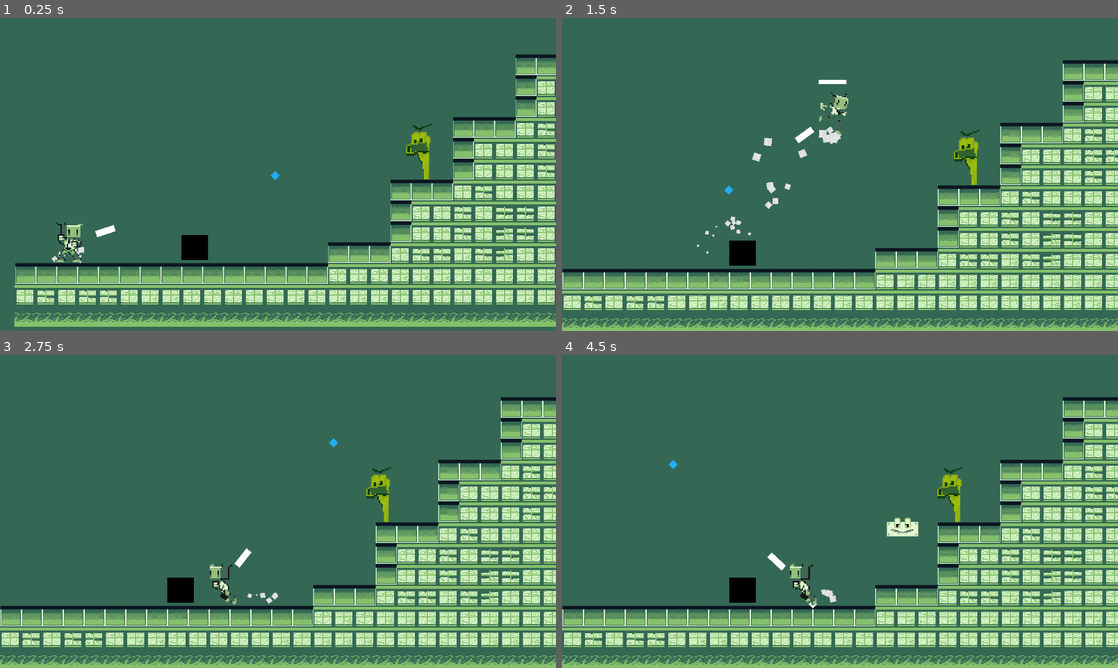
Above: before the commit, frames 1-4 (two rows, left to right).
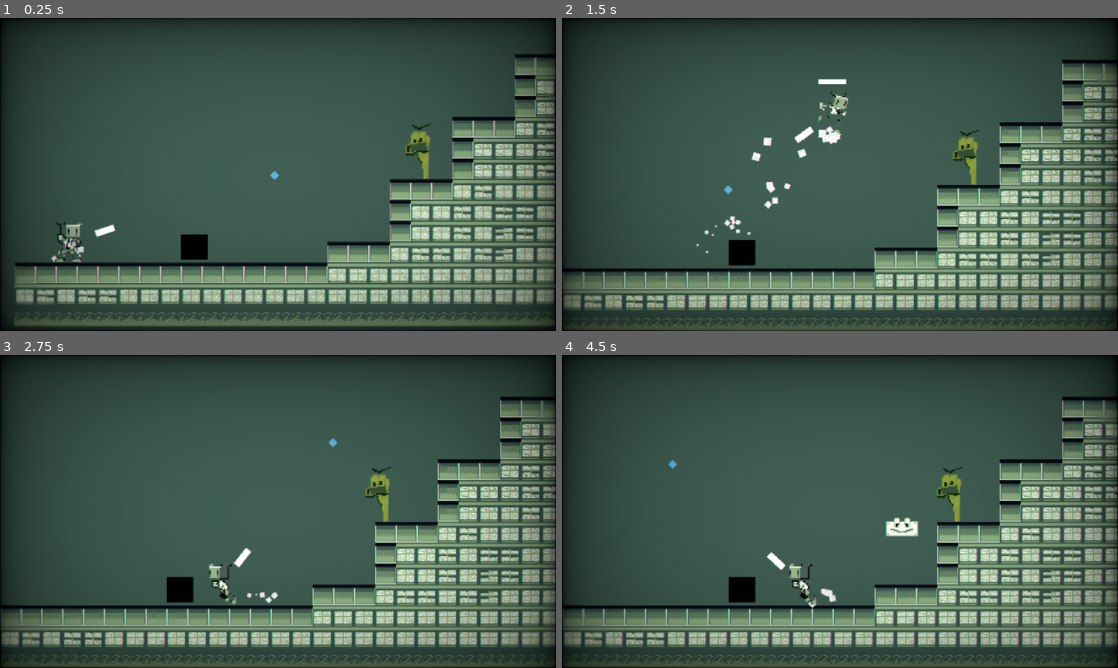
Above: after the commit, the same moments.

Repository: Joey451-OG/GMTK-24
Game: Godot game, scene res://levels/level1.tscn
Same seed, same stepped clock (60 frames per second), same inputs: the game is played once before the commit and once after it. This scene is started directly instead of the project's main scene.
Inputs (mouse positions are in pixels of both pictures, inside the frame that each line leads up to):
- Up to frame 1 (0.25 s): no input
- Up to frame 2 (1.5 s): move the mouse to (745, 252) at 0.52 s; hold Shift (Sprint) 0.53-1.28 s; hold D (Right) from 0.53 s (still down); tap W (Forward) at 0.77 s; move the mouse to (728, 190) at 1.27 s; click (728, 190) at 1.35 s
- Up to frame 3 (2.75 s): tap W (Forward) at 1.52 s; move the mouse to (333, 442) at 2.02 s; release D (Right) at 2.03 s; hold A (Left) from 2.03 s (still down); hold Right mouse button (rightClick) from 2.03 s (still down)
- Up to frame 4 (4.5 s): move the mouse to (812, 574) at 2.77 s; release A (Left) at 2.78 s; release Right mouse button (rightClick) at 2.78 s; hold D (Right) 2.78-4.28 s; tap Mouse wheel down (scrollDown) at 2.85 s; tap W (Forward) at 3.02, 3.77 s; move the mouse to (1006, 558) at 3.52 s; tap Mouse wheel up (scrollUp) at 3.6 s; move the mouse to (673, 464) at 4.27 s; hold A (Left) from 4.28 s (still down); tap Shift (Sprint) at 4.35 s

The runs differ from the first frame. In frame 1, 56% of the frame differs, in the area x 0-100%, y 0-100%; in frame 2, 57%; in frame 3, 57%; in frame 4, 57%.

Commit message:
workingggggg
wads

Diff:
--- a/levels/level1.tscn
+++ b/levels/level1.tscn
@@ -8,6 +8,7 @@
 [ext_resource type="PackedScene" uid="uid://gtw41siuxe3q" path="res://scenes/box.tscn" id="6_2oolp"]
 [ext_resource type="PackedScene" uid="uid://covaquvadxhb2" path="res://scenes/box_handler.tscn" id="7_g51em"]
 [ext_resource type="Script" path="res://scripts/gdscript/camera_2d.gd" id="8_isdew"]
+[ext_resource type="PackedScene" uid="uid://5ce6ya46djxu" path="res://scenes/post_shaders.tscn" id="9_hkyob"]
 
 [sub_resource type="TileSetAtlasSource" id="TileSetAtlasSource_1x72b"]
 texture = ExtResource("2_gqrbl")
@@ -283,6 +284,7 @@
 transition_square = NodePath("CanvasLayer/ColorRect")
 
 [node name="CanvasLayer" type="CanvasLayer" parent="Node2D"]
+visible = false
 
 [node name="ColorRect" type="ColorRect" parent="Node2D/CanvasLayer"]
 offset_left = 405.0
@@ -322,6 +324,8 @@
 zoom = Vector2(1.5, 1.5)
 editor_draw_limits = true
 
+[node name="PostShaders" parent="." instance=ExtResource("9_hkyob")]
+
 [connection signal="send_package" from="PlayerBody/GunScene" to="." method="_recive_box"]
 [connection signal="clicked" from="Box" to="PlayerBody/GunScene" method="_capture_box"]
 [connection signal="clicked" from="Box2" to="PlayerBody/GunScene" method="_capture_box"]
--- a/scenes/post_shaders.tscn
+++ b/scenes/post_shaders.tscn
@@ -4,7 +4,27 @@
 
 [sub_resource type="ShaderMaterial" id="ShaderMaterial_6rny6"]
 shader = ExtResource("1_78vcf")
-shader_parameter/amount = 540
+shader_parameter/overlay = false
+shader_parameter/scanlines_opacity = 0.0
+shader_parameter/scanlines_width = 0.0
+shader_parameter/grille_opacity = 0.034
+shader_parameter/resolution = Vector2(640, 480)
+shader_parameter/pixelate = true
+shader_parameter/roll = false
+shader_parameter/roll_speed = 8.0
+shader_parameter/roll_size = 0.0
+shader_parameter/roll_variation = 1.8
+shader_parameter/distort_intensity = 0.05
+shader_parameter/noise_opacity = 0.4
+shader_parameter/noise_speed = 5.0
+shader_parameter/static_noise_intensity = 0.0
+shader_parameter/aberration = -0.00399995
+shader_parameter/brightness = 1.0
+shader_parameter/discolor = true
+shader_parameter/warp_amount = 0.009
+shader_parameter/clip_warp = false
+shader_parameter/vignette_intensity = 0.4
+shader_parameter/vignette_opacity = 0.483
 
 [node name="PostShaders" type="CanvasLayer"]
 
--- a/scenes/test_scene_take_2.tscn
+++ b/scenes/test_scene_take_2.tscn
@@ -6,6 +6,7 @@
 [ext_resource type="PackedScene" uid="uid://gtw41siuxe3q" path="res://scenes/box.tscn" id="3_l3gl2"]
 [ext_resource type="PackedScene" uid="uid://covaquvadxhb2" path="res://scenes/box_handler.tscn" id="5_k846r"]
 [ext_resource type="PackedScene" uid="uid://clh0138n0di41" path="res://scenes/base_baddie.tscn" id="6_8ukyx"]
+[ext_resource type="PackedScene" uid="uid://5ce6ya46djxu" path="res://scenes/post_shaders.tscn" id="7_k18a6"]
 
 [sub_resource type="RectangleShape2D" id="RectangleShape2D_cbfmj"]
 
@@ -180,6 +181,8 @@
 box_handler = NodePath("../Box_Handler")
 player_object = NodePath("../PlayerBody")
 
+[node name="PostShaders" parent="." instance=ExtResource("7_k18a6")]
+
 [connection signal="send_package" from="PlayerBody/GunScene" to="." method="_recive_box"]
 [connection signal="clicked" from="Box" to="PlayerBody/GunScene" method="_capture_box"]
 [connection signal="clicked" from="Box2" to="PlayerBody/GunScene" method="_capture_box"]
--- a/scripts/glsl/post_shaders.gdshader
+++ b/scripts/glsl/post_shaders.gdshader
@@ -1,12 +1,216 @@
+
 shader_type canvas_item;
 
+uniform bool overlay = false;
+
 uniform sampler2D SCREEN_TEXTURE : hint_screen_texture;
 
-uniform int amount = 540;
-
-void fragment() {
-	vec2 grid_uv = round(UV * float(amount)) / float(amount);
-	vec4 text = texture(SCREEN_TEXTURE, grid_uv);
+uniform float scanlines_opacity : hint_range(0.0, 1.0) = 0.4;
+uniform float scanlines_width : hint_range(0.0, 0.5) = 0.25;
+uniform float grille_opacity : hint_range(0.0, 1.0) = 0.3;
+uniform vec2 resolution = vec2(640.0, 480.0); // Set the number of rows and columns the texture will be divided in. Scanlines and grille will make a square based on these values
+
+uniform bool pixelate = true; // Fill each square ("pixel") with a sampled color, creating a pixel look and a more accurate representation of how a CRT monitor would work.
+
+uniform bool roll = true;
+uniform float roll_speed = 8.0; // Positive values are down, negative are up
+uniform float roll_size : hint_range(0.0, 100.0) = 15.0;
+uniform float roll_variation : hint_range(0.1, 5.0) = 1.8; // This valie is not an exact science. You have to play around with the value to find a look you like. How this works is explained in the code below.
+uniform float distort_intensity : hint_range(0.0, 0.2) = 0.05; // The distortion created by the rolling effect.
+
+uniform float noise_opacity : hint_range(0.0, 1.0) = 0.4;
+uniform float noise_speed = 5.0; // There is a movement in the noise pattern that can be hard to see first. This sets the speed of that movement.
+
+uniform float static_noise_intensity : hint_range(0.0, 1.0) = 0.06;
+
+uniform float aberration : hint_range(-1.0, 1.0) = 0.03; // Chromatic aberration, a distortion on each color channel.
+uniform float brightness = 1.4; // When adding scanline gaps and grille the image can get very dark. Brightness tries to compensate for that.
+uniform bool discolor = true; // Add a discolor effect simulating a VHS
+
+uniform float warp_amount :hint_range(0.0, 5.0) = 1.0; // Warp the texture edges simulating the curved glass of a CRT monitor or old TV.
+uniform bool clip_warp = false;
+
+uniform float vignette_intensity = 0.4; // Size of the vignette, how far towards the middle it should go.
+uniform float vignette_opacity : hint_range(0.0, 1.0) = 0.5;
+
+// Used by the noise functin to generate a pseudo random value between 0.0 and 1.0
+vec2 random(vec2 uv){
+    uv = vec2( dot(uv, vec2(127.1,311.7) ),
+               dot(uv, vec2(269.5,183.3) ) );
+    return -1.0 + 2.0 * fract(sin(uv) * 43758.5453123);
+}
+
+// Generate a Perlin noise used by the distortion effects
+float noise(vec2 uv) {
+    vec2 uv_index = floor(uv);
+    vec2 uv_fract = fract(uv);
+
+    vec2 blur = smoothstep(0.0, 1.0, uv_fract);
+
+    return mix( mix( dot( random(uv_index + vec2(0.0,0.0) ), uv_fract - vec2(0.0,0.0) ),
+                     dot( random(uv_index + vec2(1.0,0.0) ), uv_fract - vec2(1.0,0.0) ), blur.x),
+                mix( dot( random(uv_index + vec2(0.0,1.0) ), uv_fract - vec2(0.0,1.0) ),
+                     dot( random(uv_index + vec2(1.0,1.0) ), uv_fract - vec2(1.0,1.0) ), blur.x), blur.y) * 0.5 + 0.5;
+}
+
+// Takes in the UV and warps the edges, creating the spherized effect
+vec2 warp(vec2 uv){
+	vec2 delta = uv - 0.5;
+	float delta2 = dot(delta.xy, delta.xy);
+	float delta4 = delta2 * delta2;
+	float delta_offset = delta4 * warp_amount;
+
+	return uv + delta * delta_offset;
+}
+
+// Adds a black border to hide stretched pixel created by the warp effect
+float border (vec2 uv){
+	float radius = min(warp_amount, 0.08);
+	radius = max(min(min(abs(radius * 2.0), abs(1.0)), abs(1.0)), 1e-5);
+	vec2 abs_uv = abs(uv * 2.0 - 1.0) - vec2(1.0, 1.0) + radius;
+	float dist = length(max(vec2(0.0), abs_uv)) / radius;
+	float square = smoothstep(0.96, 1.0, dist);
+	return clamp(1.0 - square, 0.0, 1.0);
+}
+
+// Adds a vignette shadow to the edges of the image
+float vignette(vec2 uv){
+	uv *= 1.0 - uv.xy;
+	float vignette = uv.x * uv.y * 15.0;
+	return pow(vignette, vignette_intensity * vignette_opacity);
+}
+
+void fragment()
+{
+	vec2 uv = overlay ? warp(SCREEN_UV) : warp(UV); // Warp the uv. uv will be used in most cases instead of UV to keep the warping
+	vec2 text_uv = uv;
+	vec2 roll_uv = vec2(0.0);
+	float time = roll ? TIME : 0.0;
+
+
+	// Pixelate the texture based on the given resolution.
+	if (pixelate)
+	{
+		text_uv = ceil(uv * resolution) / resolution;
+	}
+
+	// Create the rolling effect. We need roll_line a bit later to make the noise effect.
+	// That is why this runs if roll is true OR noise_opacity is over 0.
+	float roll_line = 0.0;
+	if (roll || noise_opacity > 0.0)
+	{
+		// Create the areas/lines where the texture will be distorted.
+		roll_line = smoothstep(0.3, 0.9, sin(uv.y * roll_size - (time * roll_speed) ) );
+		// Create more lines of a different size and apply to the first set of lines. This creates a bit of variation.
+		roll_line *= roll_line * smoothstep(0.3, 0.9, sin(uv.y * roll_size * roll_variation - (time * roll_speed * roll_variation) ) );
+		// Distort the UV where where the lines are
+		roll_uv = vec2(( roll_line * distort_intensity * (1.-UV.x)), 0.0);
+	}
+
+	vec4 text;
+	if (roll)
+	{
+		// If roll is true distort the texture with roll_uv. The texture is split up into RGB to
+		// make some chromatic aberration. We apply the aberration to the red and green channels accorging to the aberration parameter
+		// and intensify it a bit in the roll distortion.
+		text.r = texture(SCREEN_TEXTURE, text_uv + roll_uv * 0.8 + vec2(aberration, 0.0) * .1).r;
+		text.g = texture(SCREEN_TEXTURE, text_uv + roll_uv * 1.2 - vec2(aberration, 0.0) * .1 ).g;
+		text.b = texture(SCREEN_TEXTURE, text_uv + roll_uv).b;
+		text.a = 1.0;
+	}
+	else
+	{
+		// If roll is false only apply the aberration without any distorion. The aberration values are very small so the .1 is only
+		// to make the slider in the Inspector less sensitive.
+		text.r = texture(SCREEN_TEXTURE, text_uv + vec2(aberration, 0.0) * .1).r;
+		text.g = texture(SCREEN_TEXTURE, text_uv - vec2(aberration, 0.0) * .1).g;
+		text.b = texture(SCREEN_TEXTURE, text_uv).b;
+		text.a = 1.0;
+	}
+
+	float r = text.r;
+	float g = text.g;
+	float b = text.b;
+
+	uv = warp(UV);
+
+	// CRT monitors don't have pixels but groups of red, green and blue dots or lines, called grille. We isolate the texture's color channels
+	// and divide it up in 3 offsetted lines to show the red, green and blue colors next to each other, with a small black gap between.
+	if (grille_opacity > 0.0){
+
+		float g_r = smoothstep(0.85, 0.95, abs(sin(uv.x * (resolution.x * 3.14159265))));
+		r = mix(r, r * g_r, grille_opacity);
+
+		float g_g = smoothstep(0.85, 0.95, abs(sin(1.05 + uv.x * (resolution.x * 3.14159265))));
+		g = mix(g, g * g_g, grille_opacity);
+
+		float b_b = smoothstep(0.85, 0.95, abs(sin(2.1 + uv.x * (resolution.x * 3.14159265))));
+		b = mix(b, b * b_b, grille_opacity);
+
+	}
+
+	// Apply the grille to the texture's color channels and apply Brightness. Since the grille and the scanlines (below) make the image very dark you
+	// can compensate by increasing the brightness.
+	text.r = clamp(r * brightness, 0.0, 1.0);
+	text.g = clamp(g * brightness, 0.0, 1.0);
+	text.b = clamp(b * brightness, 0.0, 1.0);
+
+	// Scanlines are the horizontal lines that make up the image on a CRT monitor.
+	// Here we are actual setting the black gap between each line, which I guess is not the right definition of the word, but you get the idea
+	float scanlines = 0.5;
+	if (scanlines_opacity > 0.0)
+	{
+		// Same technique as above, create lines with sine and applying it to the texture. Smoothstep to allow setting the line size.
+		scanlines = smoothstep(scanlines_width, scanlines_width + 0.5, abs(sin(uv.y * (resolution.y * 3.14159265))));
+		text.rgb = mix(text.rgb, text.rgb * vec3(scanlines), scanlines_opacity);
+	}
+
+	// Apply the banded noise.
+	if (noise_opacity > 0.0)
+	{
+		// Generate a noise pattern that is very stretched horizontally, and animate it with noise_speed
+		float noise = smoothstep(0.4, 0.5, noise(uv * vec2(2.0, 200.0) + vec2(10.0, (TIME * (noise_speed))) ) );
+
+		// We use roll_line (set above) to define how big the noise should be vertically (multiplying cuts off all black parts).
+		// We also add in some basic noise with random() to break up the noise pattern above. The noise is sized according to
+		// the resolution value set in the inspector. If you don't like this look you can
+		// change "ceil(uv * resolution) / resolution" to only "uv" to make it less pixelated. Or multiply resolution with som value
+		// greater than 1.0 to make them smaller.
+		roll_line *= noise * scanlines * clamp(random((ceil(uv * resolution) / resolution) + vec2(TIME * 0.8, 0.0)).x + 0.8, 0.0, 1.0);
+		// Add it to the texture based on noise_opacity
+		text.rgb = clamp(mix(text.rgb, text.rgb + roll_line, noise_opacity), vec3(0.0), vec3(1.0));
+	}
+
+	// Apply static noise by generating it over the whole screen in the same way as above
+	if (static_noise_intensity > 0.0)
+	{
+		text.rgb += clamp(random((ceil(uv * resolution) / resolution) + fract(TIME)).x, 0.0, 1.0) * static_noise_intensity;
+	}
+
+	// Apply a black border to hide imperfections caused by the warping.
+	// Also apply the vignette
+	text.rgb *= border(uv);
+	text.rgb *= vignette(uv);
+	// Hides the black border and make that area transparent. Good if you want to add the the texture on top an image of a TV or monitor.
+	if (clip_warp)
+	{
+		text.a = border(uv);
+	}
+
+	// Apply discoloration to get a VHS look (lower saturation and higher contrast)
+	// You can play with the values below or expose them in the Inspector.
+	float saturation = 0.5;
+	float contrast = 1.2;
+	if (discolor)
+	{
+		// Saturation
+		vec3 greyscale = vec3(text.r + text.g + text.b) / 3.;
+		text.rgb = mix(text.rgb, greyscale, saturation);
+
+		// Contrast
+		float midpoint = pow(0.5, 2.2);
+		text.rgb = (text.rgb - vec3(midpoint)) * contrast + midpoint;
+	}
 
 	COLOR = text;
 }
Not shown: 1 places in levels/level1.tscn that only renumber resources
Not shown: 1 places in scenes/test_scene_take_2.tscn that only renumber resources
